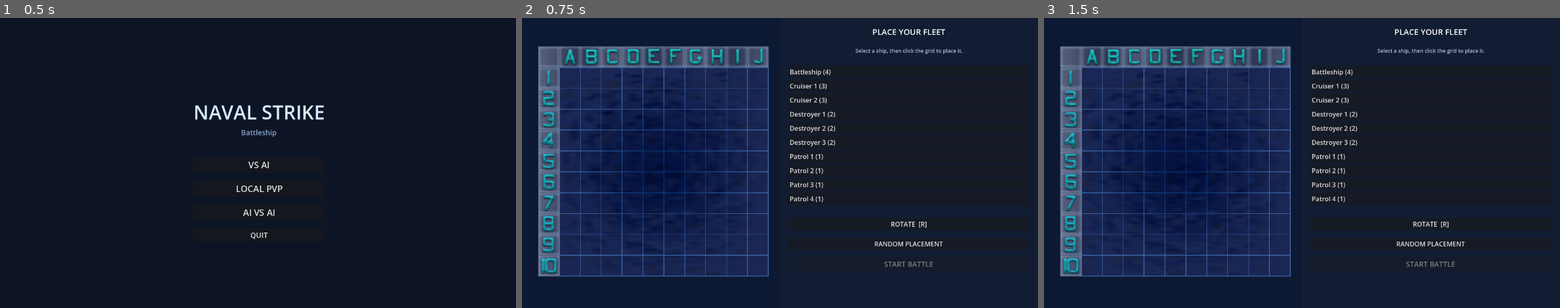
Above: before the commit, frames 1-3 (left to right).
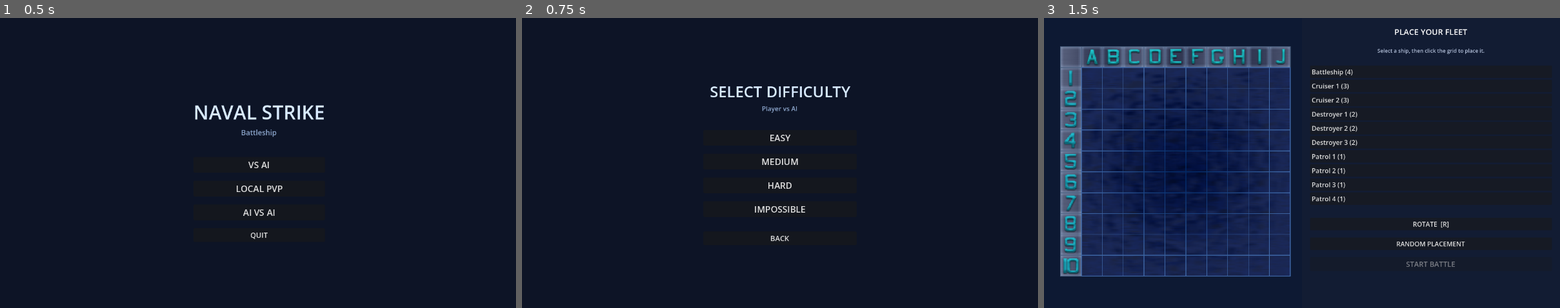
Above: after the commit, the same moments.

Repository: d1pg1/battleship
Game: Godot game, scene res://scenes/main_menu.tscn
The game is run twice, just before and just after one commit, with the same random seed, the same clock (stepped at 60 frames per second) and the same inputs.
Inputs (mouse positions are in pixels of both pictures, inside the frame that each line leads up to):
- Up to frame 1 (0.5 s): no input
- Up to frame 2 (0.75 s): click "VS AI" at 0.5 s
- Up to frame 3 (1.5 s): click (1302, 163) at 1.25 s, where only the run after the commit has a clickable "MEDIUM"

Frame 1 is identical in both runs. In frame 2, 36% of the frame differs, in the area x 3-86%, y 3-90%; in frame 3, nothing differs.

Commit message:
Added difficulty levels

Diff:
--- a/autoload/game_manager.gd
+++ b/autoload/game_manager.gd
@@ -2,6 +2,7 @@
 
 enum State { PLACEMENT, PLAYER_TURN, AI_TURN, RESULT_PAUSE, HANDOFF, GAME_OVER }
 enum GameMode { VS_AI, LOCAL_PVP, AI_VS_AI }
+enum AIDifficulty { EASY, MEDIUM, HARD, IMPOSSIBLE }
 
 signal turn_changed(new_state: State)
 signal shot_fired(cell: Vector2i, result: Dictionary)
@@ -13,6 +14,7 @@
 const PVP_RESULT_DELAY_SEC := 1.1
 
 var mode: GameMode = GameMode.VS_AI
+var ai_difficulty: int = AIDifficulty.MEDIUM
 var state: State = State.PLACEMENT
 var player_board: BoardState
 var ai_board: BoardState
@@ -59,6 +61,11 @@
 	mode = new_mode
 	reset()
 
+func start_vs_ai_game(difficulty: int) -> void:
+	mode = GameMode.VS_AI
+	reset()
+	ai_difficulty = difficulty
+
 # ── Placement phase ──────────────────────────────────────────────────────────
 
 func placement_board(player_number: int) -> BoardState:
@@ -80,6 +87,16 @@
 	_ai = ai_node
 	_ai_player_1 = ai_node
 	_ai_player_2 = ai_player_2_node
+	if mode == GameMode.VS_AI and _ai != null:
+		_ai.set_difficulty(ai_difficulty)
+		_ai.set_target_board(player_board)
+	elif mode == GameMode.AI_VS_AI:
+		if _ai_player_1 != null:
+			_ai_player_1.set_difficulty(AIDifficulty.HARD)
+			_ai_player_1.set_target_board(ai_board)
+		if _ai_player_2 != null:
+			_ai_player_2.set_difficulty(AIDifficulty.HARD)
+			_ai_player_2.set_target_board(player_board)
 	active_player = 1
 	state = State.AI_TURN if mode == GameMode.AI_VS_AI else State.PLAYER_TURN
 	turn_changed.emit(state)
@@ -192,6 +209,7 @@
 		return
 	var controller = _ai_player_1 if active_player == 1 else _ai_player_2
 	var target_board := current_target_board()
+	controller.set_target_board(target_board)
 	var cell: Vector2i = controller.choose_cell()
 	var result := target_board.fire(cell)
 	controller.on_fire_result(cell, result)
--- /dev/null
+++ b/scenes/difficulty_menu.tscn
@@ -0,0 +1,94 @@
+[gd_scene load_steps=2 format=3]
+
+[ext_resource type="Script" path="res://scripts/difficulty_menu.gd" id="1_dm"]
+
+[node name="DifficultyMenu" type="Control"]
+layout_mode = 3
+anchors_preset = 15
+anchor_right = 1.0
+anchor_bottom = 1.0
+script = ExtResource("1_dm")
+
+[node name="Background" type="ColorRect" parent="."]
+layout_mode = 0
+anchor_right = 1.0
+anchor_bottom = 1.0
+color = Color(0.05, 0.08, 0.15, 1)
+
+[node name="VBox" type="VBoxContainer" parent="."]
+layout_mode = 0
+anchor_left = 0.5
+anchor_top = 0.5
+anchor_right = 0.5
+anchor_bottom = 0.5
+offset_left = -190.0
+offset_top = -220.0
+offset_right = 190.0
+offset_bottom = 220.0
+alignment = 1
+
+[node name="TitleLabel" type="Label" parent="VBox"]
+layout_mode = 2
+size_flags_horizontal = 3
+theme_override_colors/font_color = Color(0.85, 0.92, 1, 1)
+theme_override_font_sizes/font_size = 38
+text = "SELECT DIFFICULTY"
+horizontal_alignment = 1
+
+[node name="SubtitleLabel" type="Label" parent="VBox"]
+layout_mode = 2
+size_flags_horizontal = 3
+theme_override_colors/font_color = Color(0.55, 0.65, 0.8, 1)
+theme_override_font_sizes/font_size = 16
+text = "Player vs AI"
+horizontal_alignment = 1
+
+[node name="Spacer" type="Control" parent="VBox"]
+custom_minimum_size = Vector2(0, 34)
+layout_mode = 2
+
+[node name="EasyButton" type="Button" parent="VBox"]
+layout_mode = 2
+size_flags_horizontal = 3
+theme_override_font_sizes/font_size = 22
+text = "EASY"
+
+[node name="Spacer2" type="Control" parent="VBox"]
+custom_minimum_size = Vector2(0, 12)
+layout_mode = 2
+
+[node name="MediumButton" type="Button" parent="VBox"]
+layout_mode = 2
+size_flags_horizontal = 3
+theme_override_font_sizes/font_size = 22
+text = "MEDIUM"
+
+[node name="Spacer3" type="Control" parent="VBox"]
+custom_minimum_size = Vector2(0, 12)
+layout_mode = 2
+
+[node name="HardButton" type="Button" parent="VBox"]
+layout_mode = 2
+size_flags_horizontal = 3
+theme_override_font_sizes/font_size = 22
+text = "HARD"
+
+[node name="Spacer4" type="Control" parent="VBox"]
+custom_minimum_size = Vector2(0, 12)
+layout_mode = 2
+
+[node name="ImpossibleButton" type="Button" parent="VBox"]
+layout_mode = 2
+size_flags_horizontal = 3
+theme_override_font_sizes/font_size = 22
+text = "IMPOSSIBLE"
+
+[node name="Spacer5" type="Control" parent="VBox"]
+custom_minimum_size = Vector2(0, 28)
+layout_mode = 2
+
+[node name="BackButton" type="Button" parent="VBox"]
+layout_mode = 2
+size_flags_horizontal = 3
+theme_override_font_sizes/font_size = 18
+text = "BACK"
--- a/scripts/ai_controller.gd
+++ b/scripts/ai_controller.gd
@@ -2,12 +2,21 @@
 extends Node
 
 enum AIState { HUNT, TARGET }
+
+var difficulty: int = GameManager.AIDifficulty.MEDIUM
+var target_board: BoardState = null
 
 var _mode: AIState = AIState.HUNT
 var _fired: Array[Vector2i] = []
 var _hit_queue: Array[Vector2i] = []
 var _hit_run: Array[Vector2i] = []
 var _locked_axis: int = -1  # -1=none, 0=horizontal, 1=vertical
+
+func set_difficulty(new_difficulty: int) -> void:
+	difficulty = new_difficulty
+
+func set_target_board(board: BoardState) -> void:
+	target_board = board
 
 func add_to_fired(cells: Array[Vector2i]) -> void:
 	for cell in cells:
@@ -22,15 +31,22 @@
 	_locked_axis = -1
 
 func choose_cell() -> Vector2i:
-	var cell: Vector2i
-	if _mode == AIState.HUNT:
-		cell = _hunt()
-	else:
-		cell = _target()
+	var cell := _choose_for_difficulty()
 	_fired.append(cell)
 	return cell
 
 func on_fire_result(cell: Vector2i, result: Dictionary) -> void:
+	if difficulty == GameManager.AIDifficulty.EASY:
+		return
+
+	if difficulty == GameManager.AIDifficulty.MEDIUM:
+		if result["result"] == BoardState.Cell.HIT:
+			_mode = AIState.TARGET
+			_enqueue_orthogonal(cell)
+		if result["sunk_ship"] != null:
+			_reset_target()
+		return
+
 	if result["result"] == BoardState.Cell.HIT:
 		_hit_run.append(cell)
 
@@ -51,6 +67,44 @@
 	if result["sunk_ship"] != null:
 		_reset_target()
 
+func _choose_for_difficulty() -> Vector2i:
+	match difficulty:
+		GameManager.AIDifficulty.EASY:
+			return _random_unfired()
+		GameManager.AIDifficulty.MEDIUM:
+			return _medium_choice()
+		GameManager.AIDifficulty.IMPOSSIBLE:
+			return _impossible_choice()
+		_:
+			return _hard_choice()
+
+func _medium_choice() -> Vector2i:
+	if _mode == AIState.TARGET:
+		while not _hit_queue.is_empty():
+			var candidate: Vector2i = _hit_queue.pop_front()
+			if _is_valid(candidate):
+				return candidate
+		_reset_target()
+	return _hunt()
+
+func _hard_choice() -> Vector2i:
+	if _mode == AIState.HUNT:
+		return _hunt()
+	return _target()
+
+func _impossible_choice() -> Vector2i:
+	if target_board != null:
+		var ship_cells: Array[Vector2i] = []
+		for row in range(BoardState.GRID_SIZE):
+			for col in range(BoardState.GRID_SIZE):
+				var cell := Vector2i(col, row)
+				if target_board.get_cell(cell) == BoardState.Cell.SHIP and not (cell in _fired):
+					ship_cells.append(cell)
+		if not ship_cells.is_empty():
+			ship_cells.shuffle()
+			return ship_cells[0]
+	return _hard_choice()
+
 func _hunt() -> Vector2i:
 	var candidates: Array[Vector2i] = []
 	for row in range(10):
@@ -67,6 +121,16 @@
 				if not (cell in _fired):
 					candidates.append(cell)
 
+	candidates.shuffle()
+	return candidates[0]
+
+func _random_unfired() -> Vector2i:
+	var candidates: Array[Vector2i] = []
+	for row in range(10):
+		for col in range(10):
+			var cell := Vector2i(col, row)
+			if not (cell in _fired):
+				candidates.append(cell)
 	candidates.shuffle()
 	return candidates[0]
 
--- /dev/null
+++ b/scripts/difficulty_menu.gd
@@ -0,0 +1,22 @@
+class_name DifficultyMenu
+extends Control
+
+@onready var _easy_btn: Button = $VBox/EasyButton
+@onready var _medium_btn: Button = $VBox/MediumButton
+@onready var _hard_btn: Button = $VBox/HardButton
+@onready var _impossible_btn: Button = $VBox/ImpossibleButton
+@onready var _back_btn: Button = $VBox/BackButton
+
+func _ready() -> void:
+	_easy_btn.pressed.connect(func(): _start(GameManager.AIDifficulty.EASY))
+	_medium_btn.pressed.connect(func(): _start(GameManager.AIDifficulty.MEDIUM))
+	_hard_btn.pressed.connect(func(): _start(GameManager.AIDifficulty.HARD))
+	_impossible_btn.pressed.connect(func(): _start(GameManager.AIDifficulty.IMPOSSIBLE))
+	_back_btn.pressed.connect(_on_back)
+
+func _start(difficulty: int) -> void:
+	GameManager.start_vs_ai_game(difficulty)
+	get_tree().call_deferred("change_scene_to_file", "res://scenes/placement_screen.tscn")
+
+func _on_back() -> void:
+	get_tree().call_deferred("change_scene_to_file", "res://scenes/main_menu.tscn")
--- a/scripts/main_menu.gd
+++ b/scripts/main_menu.gd
@@ -13,8 +13,7 @@
 	_quit_btn.pressed.connect(_on_quit)
 
 func _on_vs_ai() -> void:
-	GameManager.start_new_game(GameManager.GameMode.VS_AI)
-	get_tree().call_deferred("change_scene_to_file", "res://scenes/placement_screen.tscn")
+	get_tree().call_deferred("change_scene_to_file", "res://scenes/difficulty_menu.tscn")
 
 func _on_local_pvp() -> void:
 	GameManager.start_new_game(GameManager.GameMode.LOCAL_PVP)
Not shown, added: scripts/difficulty_menu.gd.uid
